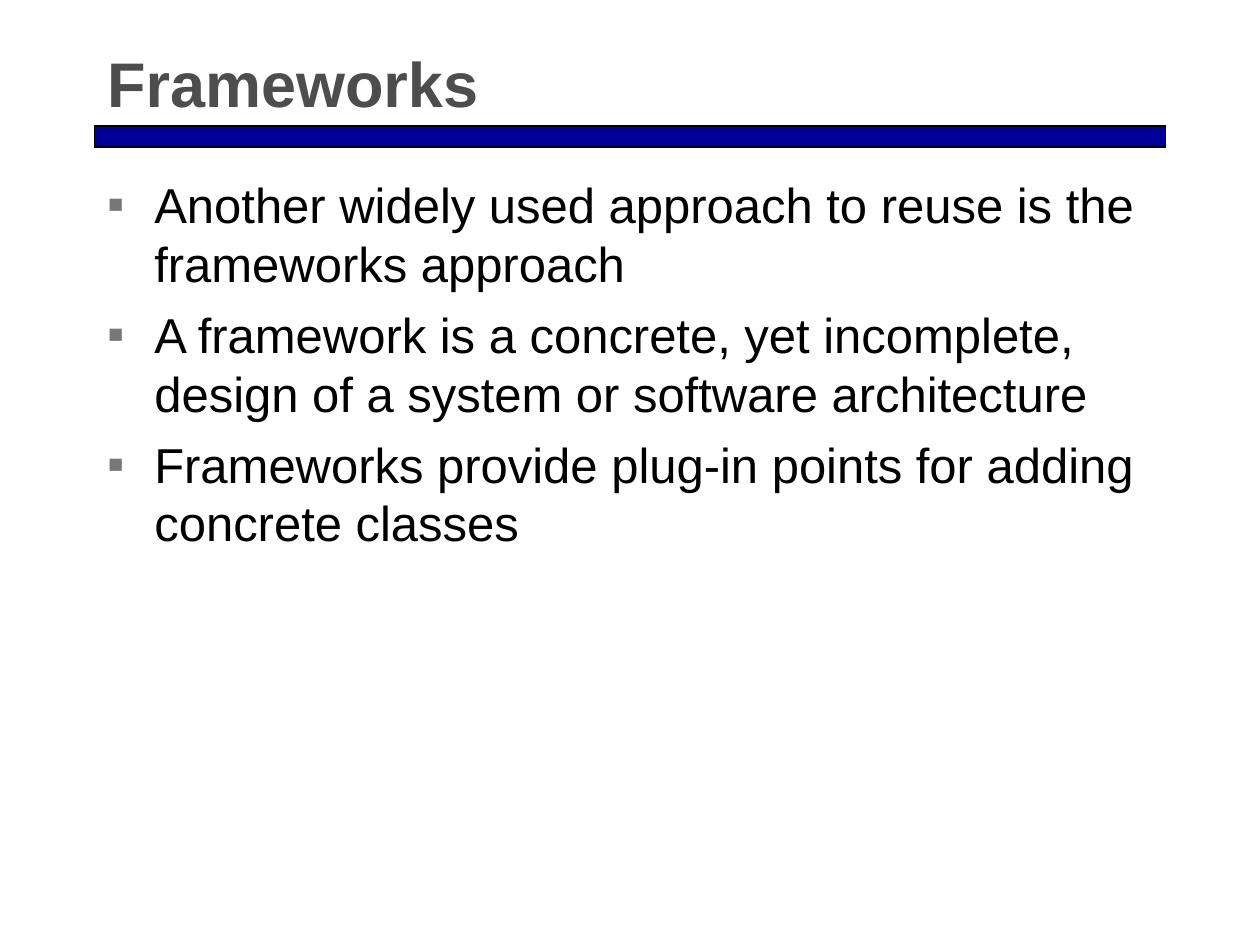
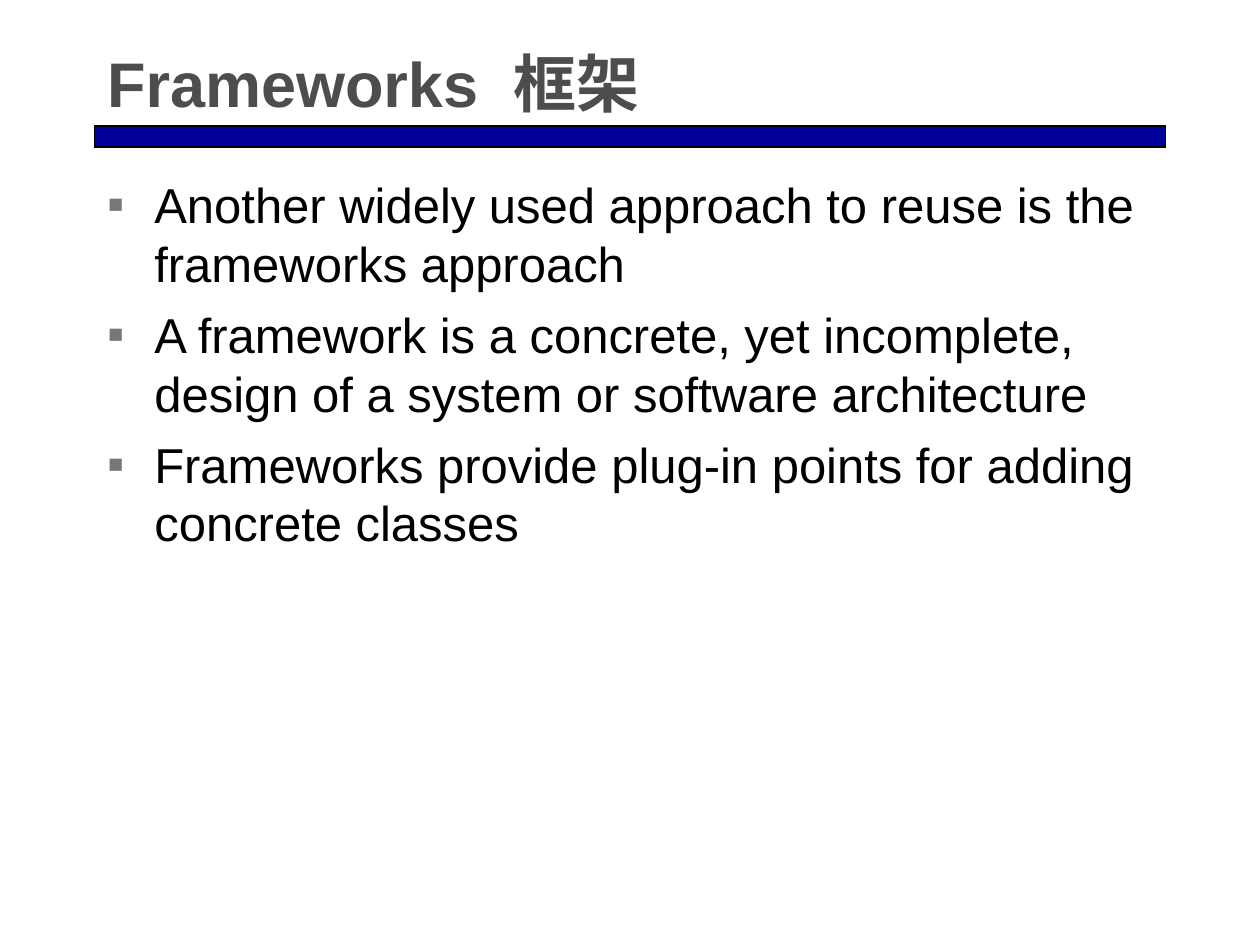
Before and after one commit to smoothplans/Software-Engineering, a slide deck: slide 25 of SWE-PPT/lecture05_Components.ppt. Drawn at 1260x945 pixels with LibreOffice and Linux fonts; fonts in the diff are those of the drawing. Boxes give left, top, right and bottom in pixels: in the first picture for what was removed or moved away, otherwise in the second. Text is boxed around its words. In the diff, an @@ line names an element or a change of style, - is before the commit and + after.

Commit message:
Update Components part
add frameworks.

```diff
--- a/SWE-PPT/lecture05_Components.ppt
+++ b/SWE-PPT/lecture05_Components.ppt
@@ title at (x1=107, y1=53, x2=639, y2=113): text changed @@
-Frameworks
+Frameworks 框架
```
